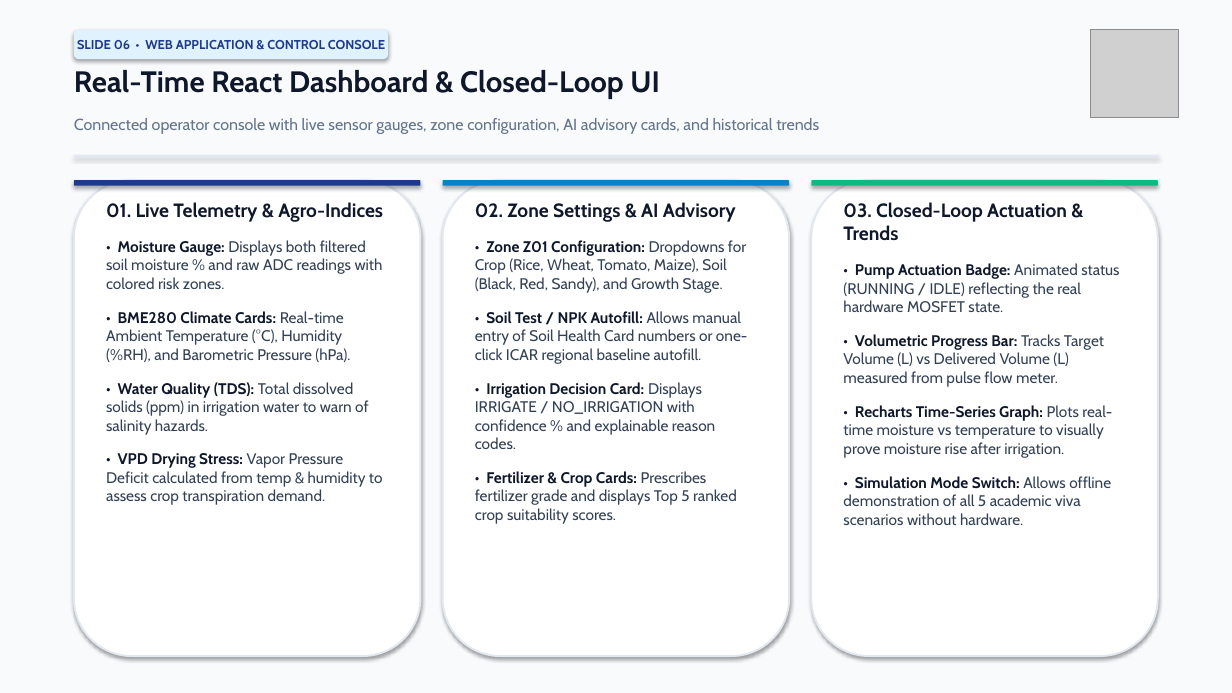
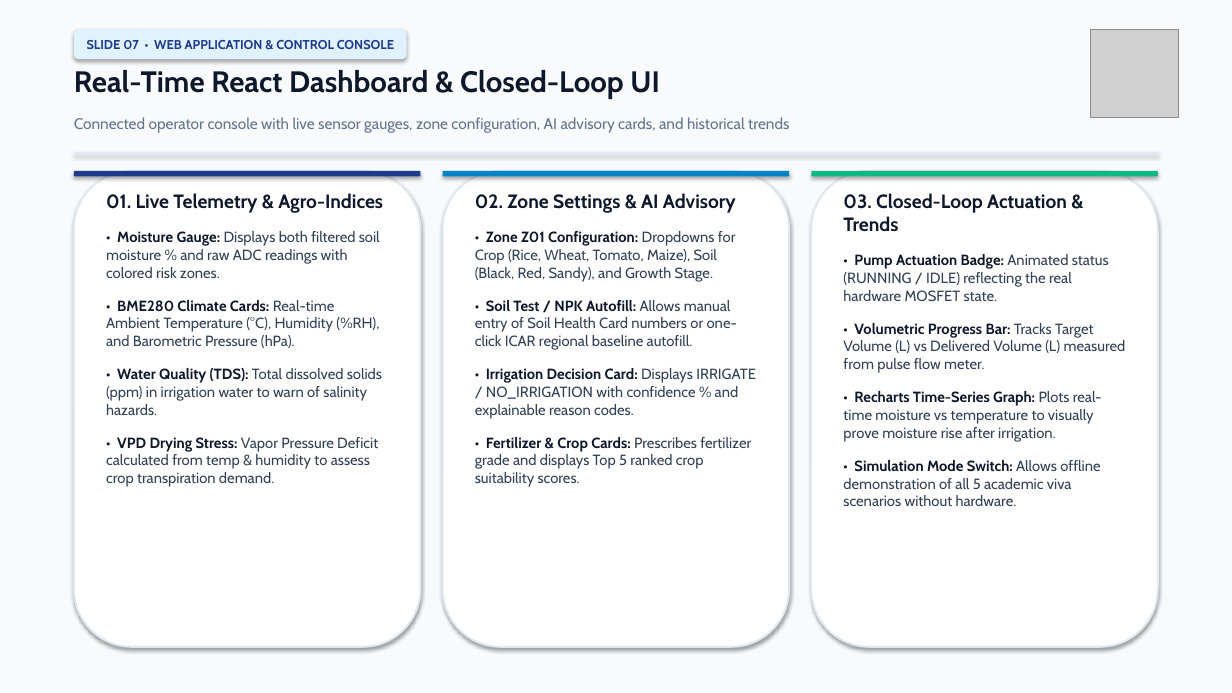
Before and after one commit to gauravhadavale07/TerraFlow_BioAI, a slide deck: slide 7 of TerraFlow_BioAI_Final_Presentation.pptx (slide 6 before the commit). Drawn at 1232x693 pixels with LibreOffice and Linux fonts; fonts in the diff are those of the drawing; grey boxes stand for pictures. Boxes give left, top, right and bottom in pixels: in the first picture for what was removed or moved away, otherwise in the second. Text is boxed around its words. In the diff, an @@ line names an element or a change of style, - is before the commit and + after.

```diff
--- a/TerraFlow_BioAI_Final_Presentation.pptx
+++ b/TerraFlow_BioAI_Final_Presentation.pptx
@@ rounded rectangle "SLIDE 07 • WEB APPLICATION ...": place and size @@
-rounded rectangle "SLIDE 07 • WEB APPLICATION ..." at [74, 30, 388, 59]
+rounded rectangle "SLIDE 07 • WEB APPLICATION ..." at [74, 30, 407, 59]
@@ text in rounded rectangle at [87, 40, 394, 49]: text changed @@
-SLIDE 06 • WEB APPLICATION & CONTROL CONSOLE
+SLIDE 07 • WEB APPLICATION & CONTROL CONSOLE
@@ text "Connected operator console with live ..." at [74, 117, 789, 133]: size 12.5 to 12 pt @@
@@ 6 rounded rectangles: place and size @@
-6 rounded rectangles at [74, 180, 1158, 656]
+6 rounded rectangles at [74, 171, 1158, 647]
@@ text "01. Live Telemetry & Agro-Indices": place and size @@
-text "01. Live Telemetry & Agro-Indices" at [106, 202, 383, 505]
+text "01. Live Telemetry & Agro-Indices" at [106, 193, 383, 487]
@@ text "02. Zone Settings & AI ...": place and size @@
-text "02. Zone Settings & AI ..." at [475, 202, 747, 524]
+text "02. Zone Settings & AI ..." at [475, 193, 756, 487]
@@ text "03. Closed-Loop Actuation & Trends": place and size @@
-text "03. Closed-Loop Actuation & Trends" at [843, 202, 1119, 525]
+text "03. Closed-Loop Actuation & Trends" at [843, 193, 1126, 506]
@@ text at [106, 231, 382, 487]: size 12 to 11.5 pt @@
@@ text at [475, 231, 756, 487]: size 12 to 11.5 pt @@
@@ text at [843, 254, 1126, 506]: size 12 to 11.5 pt @@
```
Also in this commit, not shown: 3 other slides changed, 4 slides added, 2 slides removed, 13 other files.
